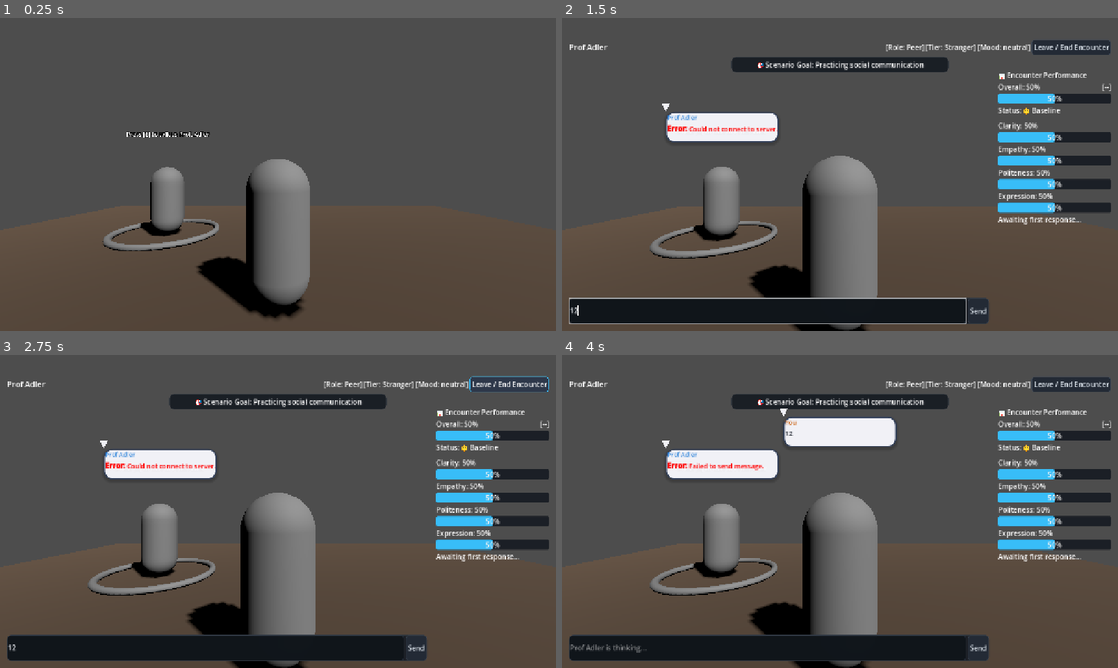
Above: before the commit, frames 1-4 (two rows, left to right).
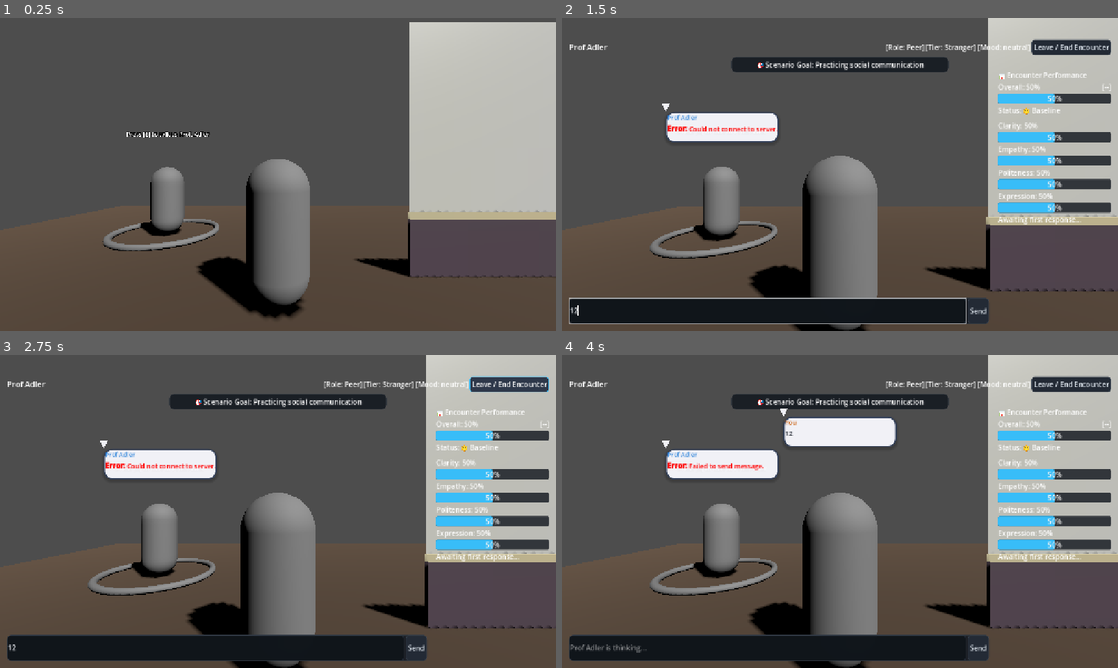
Above: after the commit, the same moments.

Repository: ahmad-ovh/THRESHOLD
Game: Godot game, scene res://scenes/rooms/Room_Office.tscn
Same seed, same stepped clock (60 frames per second), same inputs: the game is played once before the commit and once after it. This scene is started directly instead of the project's main scene.
Inputs (mouse positions are in pixels of both pictures, inside the frame that each line leads up to):
- Up to frame 1 (0.25 s): no input
- Up to frame 2 (1.5 s): move the mouse to (962, 158) at 0.52 s; hold D (move_right) 0.53-1.25 s; hold E (interact) 0.53-1.25 s; click (962, 158) at 0.67 s; click (767, 312) at 1.27 s; type "12" at 1.35 s
- Up to frame 3 (2.75 s): click "Leave / End Encounter" at 2 s
- Up to frame 4 (4 s): click "Send" at 2.75 s; drag from (728, 527) to (812, 574) at 3.52 s

The runs differ from the first frame. In frame 1, 17% of the frame differs, in the area x 64-100%, y 1-83%; in frame 2, 12%; in frame 3, 12%; in frame 4, 12%.

Commit message:
fix: add instant connecting speech bubble indicator and fix thinking state bubble animation re-triggering

Diff:
--- a/client/resources/theme/main_theme.tres
+++ b/client/resources/theme/main_theme.tres
@@ -1,16 +1,16 @@
-[gd_resource type="Theme" load_steps=8 format=3]
+[gd_resource type="Theme" format=3 uid="uid://oil0a8jpyvpk"]
 
-[sub_resource type="StyleBoxFlat" id="StyleBoxFlat_panel"]
-bg_color = Color(0.086, 0.105, 0.133, 0.92)
+[sub_resource type="StyleBoxFlat" id="StyleBoxFlat_button_hover"]
+bg_color = Color(0.18, 0.22, 0.29, 1)
 border_width_left = 1
 border_width_top = 1
 border_width_right = 1
 border_width_bottom = 1
-border_color = Color(0.188, 0.212, 0.239, 1)
-corner_radius_top_left = 10
-corner_radius_top_right = 10
-corner_radius_bottom_right = 10
-corner_radius_bottom_left = 10
+border_color = Color(0.22, 0.74, 0.97, 1)
+corner_radius_top_left = 6
+corner_radius_top_right = 6
+corner_radius_bottom_right = 6
+corner_radius_bottom_left = 6
 
 [sub_resource type="StyleBoxFlat" id="StyleBoxFlat_button_normal"]
 bg_color = Color(0.137, 0.165, 0.208, 1)
@@ -19,18 +19,6 @@
 border_width_right = 1
 border_width_bottom = 1
 border_color = Color(0.247, 0.286, 0.337, 1)
-corner_radius_top_left = 6
-corner_radius_top_right = 6
-corner_radius_bottom_right = 6
-corner_radius_bottom_left = 6
-
-[sub_resource type="StyleBoxFlat" id="StyleBoxFlat_button_hover"]
-bg_color = Color(0.18, 0.22, 0.29, 1)
-border_width_left = 1
-border_width_top = 1
-border_width_right = 1
-border_width_bottom = 1
-border_color = Color(0.22, 0.74, 0.97, 1)
 corner_radius_top_left = 6
 corner_radius_top_right = 6
 corner_radius_bottom_right = 6
@@ -60,6 +48,18 @@
 corner_radius_bottom_right = 6
 corner_radius_bottom_left = 6
 
+[sub_resource type="StyleBoxFlat" id="StyleBoxFlat_panel"]
+bg_color = Color(0.086, 0.105, 0.133, 0.92)
+border_width_left = 1
+border_width_top = 1
+border_width_right = 1
+border_width_bottom = 1
+border_color = Color(0.188, 0.212, 0.239, 1)
+corner_radius_top_left = 10
+corner_radius_top_right = 10
+corner_radius_bottom_right = 10
+corner_radius_bottom_left = 10
+
 [sub_resource type="StyleBoxFlat" id="StyleBoxFlat_progressbar_bg"]
 bg_color = Color(0.06, 0.08, 0.11, 0.8)
 corner_radius_top_left = 4
--- a/client/scenes/rooms/Room_Office.tscn
+++ b/client/scenes/rooms/Room_Office.tscn
@@ -3,6 +3,7 @@
 [ext_resource type="PackedScene" uid="uid://cplayer3d001" path="res://scenes/player/Player3D.tscn" id="1_player"]
 [ext_resource type="PackedScene" uid="uid://cdoor3d001" path="res://scenes/rooms/Door3D.tscn" id="2_door"]
 [ext_resource type="PackedScene" uid="uid://cnpc001" path="res://scenes/templates/NPC.tscn" id="3_npc"]
+[ext_resource type="PackedScene" uid="uid://cps8d60ijejjc" path="res://assets/rooms/wall.glb" id="4_l4ld1"]
 
 [sub_resource type="StandardMaterial3D" id="StandardMaterial3D_office_floor"]
 albedo_color = Color(0.35, 0.28, 0.22, 1)
@@ -31,3 +32,6 @@
 [node name="NPC_ProfAdler" parent="." unique_id=575454960 instance=ExtResource("3_npc")]
 transform = Transform3D(1, 0, 0, 0, 1, 0, 0, 0, 1, -3, 0, -3)
 npc_id = "prof_adler"
+
+[node name="wall" parent="." unique_id=1556310240 instance=ExtResource("4_l4ld1")]
+transform = Transform3D(1, 0, 0, 0, 1, 0, 0, 0, 1, 1.3737497, 0, -0.18527889)
--- a/client/scenes/ui/DialogueUI.gd
+++ b/client/scenes/ui/DialogueUI.gd
@@ -68,8 +68,8 @@
 			dot_count = (dot_count % 3) + 1
 			var dots = ".".repeat(dot_count)
 			loading_label.text = "💭 Thinking" + dots
-			if active_npc_bubble and active_npc_bubble.has_method("setup"):
-				active_npc_bubble.setup(active_npc_name, "[i]Thinking" + dots + "[/i]", active_npc_node, false)
+			if active_npc_bubble and active_npc_bubble.has_method("update_text_only"):
+				active_npc_bubble.update_text_only("[i]Thinking" + dots + "[/i]")
 
 func _reset_encounter_metrics() -> void:
 	turn_history_scores.clear()
@@ -109,6 +109,9 @@
 	_clear_bubbles()
 	_reset_encounter_metrics()
 
+	# Spawn instant in-world connecting bubble above NPC
+	_spawn_npc_bubble("⏳ Connecting to " + active_npc_name + "...")
+
 	message_input.editable = false
 	send_button.disabled = true
 	leave_button.disabled = true
@@ -122,9 +125,8 @@
 	speaker_label.text = active_npc_name
 	visible = true
 	stop_thinking()
-	_clear_bubbles()
-
-	# Spawn Animal Crossing / Tomodachi style floating NPC speech bubble
+
+	# Replace connecting bubble with actual opening line
 	_spawn_npc_bubble(opening_line)
 
 	message_input.editable = true
@@ -241,7 +243,7 @@
 	message_input.placeholder_text = active_npc_name + " is thinking..."
 	send_button.disabled = true
 	leave_button.disabled = false
-	_spawn_npc_bubble("[i]Thinking...[/i]")
+	_spawn_npc_bubble("[i]Thinking.[/i]")
 
 func stop_thinking() -> void:
 	is_thinking = false
--- a/client/scenes/ui/SpeechBubble.gd
+++ b/client/scenes/ui/SpeechBubble.gd
@@ -39,6 +39,10 @@
 	if AudioManager:
 		AudioManager.play_typewriter_tick()
 
+func update_text_only(new_text: String) -> void:
+	message_text.text = new_text
+	message_text.visible_ratio = 1.0
+
 func _process(_delta: float) -> void:
 	_update_screen_position()
 
Not shown, added: client/scenes/ui/SpeechBubble.gd.uid
